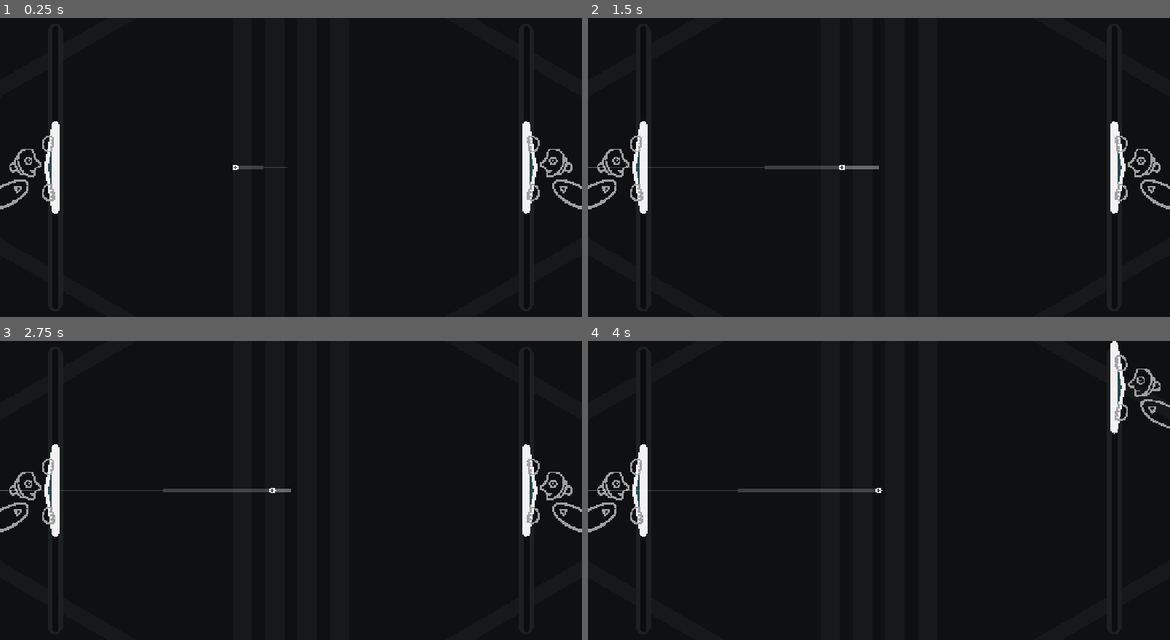
Above: before the commit, frames 1-4 (two rows, left to right).
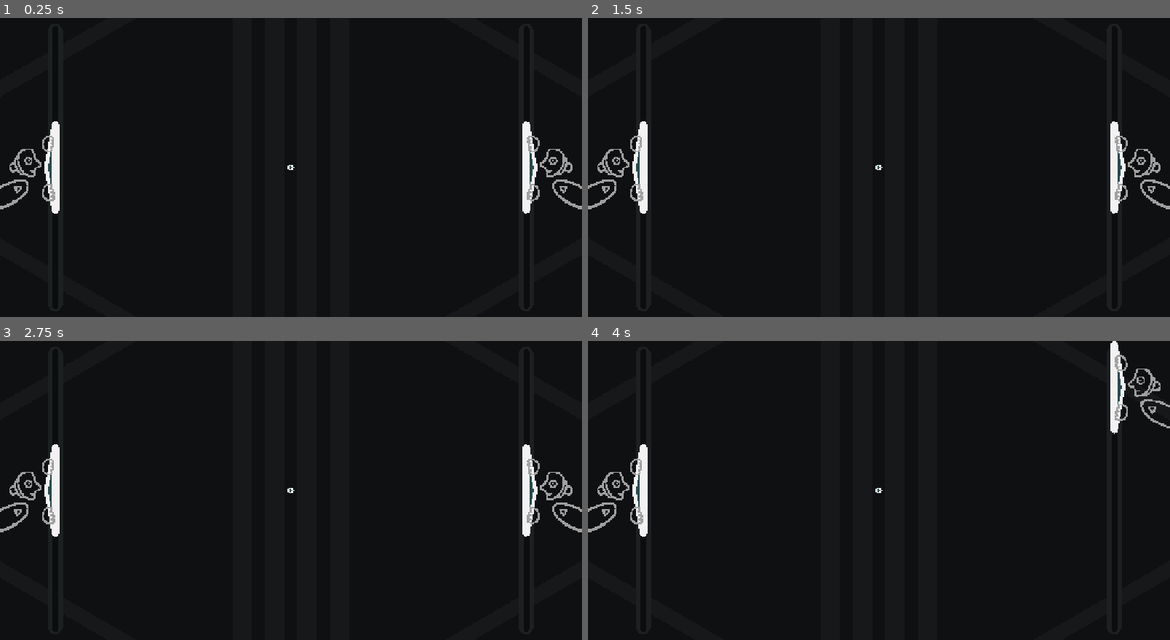
Above: after the commit, the same moments.

Repository: pixerhp/Pixers-Pong
Game: Godot game, scene res://scenes/topscenes/gameplay_topscene.tscn
The game is run twice, just before and just after one commit, with the same random seed, the same clock (stepped at 60 frames per second) and the same inputs.
Inputs (mouse positions are in pixels of both pictures, inside the frame that each line leads up to):
- Up to frame 1 (0.25 s): no input
- Up to frame 2 (1.5 s): move the mouse to (1007, 152) at 0.52 s; hold Right (plr2_bump_right) 0.53-1.28 s; click (1007, 152) at 0.67 s; move the mouse to (762, 182) at 1.27 s; hold A (plr1_bump_left) from 1.28 s (still down)
- Up to frame 3 (2.75 s): move the mouse to (349, 424) at 2.02 s; release A (plr1_bump_left) at 2.03 s; hold Right (plr2_bump_right) from 2.03 s (still down)
- Up to frame 4 (4 s): move the mouse to (849, 550) at 2.77 s; release Right (plr2_bump_right) at 2.78 s; hold Up (plr2_up) 2.78-3.53 s; click (849, 550) at 2.92 s; move the mouse to (1053, 535) at 3.52 s; hold A (plr1_bump_left) from 3.53 s (still down)

The runs differ from the first frame. In frame 1, less than 0.1% of the frame differs, in the area x 40-51%, y 49-51%; in frame 2, 0.3%; in frame 3, 0.3%; in frame 4, 0.3%, in the area x 0-50%, y 49-51%.

Commit message:
Code revision in prep for new ball collision

Diff:
--- a/scenes/topscenes/gameplay_topscene.tscn
+++ b/scenes/topscenes/gameplay_topscene.tscn
@@ -151,6 +151,7 @@
 [node name="Ball" type="Node2D" parent="." unique_id=2146992066]
 unique_name_in_owner = true
 position = Vector2(630, 324)
+metadata/velocity = Vector2(0, 0)
 
 [node name="BallMeshInner" type="MeshInstance2D" parent="Ball" unique_id=1691678160]
 self_modulate = Color(0.16470589, 0.28627452, 0.30588236, 1)
@@ -162,9 +163,9 @@
 scale = Vector2(14, 14)
 mesh = ExtResource("2_rncwu")
 
-[node name="BallShapeCast" type="ShapeCast2D" parent="." unique_id=515139131]
-visible = false
+[node name="BallShapeCast" type="ShapeCast2D" parent="Ball" unique_id=515139131]
+unique_name_in_owner = true
 shape = SubResource("CircleShape2D_hx5ms")
-target_position = Vector2(2000, 648)
+target_position = Vector2(0, 0)
 collide_with_areas = true
 collide_with_bodies = false
--- a/scripts/gameplay_script.gd
+++ b/scripts/gameplay_script.gd
@@ -24,6 +24,37 @@
 
 	%LeftPaddle.position = Vector2(120, Globals.GAME_SIZE.y / 2.0)
 	%RightPaddle.position = Vector2(Globals.GAME_SIZE.x - 120, Globals.GAME_SIZE.y / 2.0)
+
+func _process(delta: float):
+	# !!! Temporary knockback testing
+	if Input.is_action_just_pressed("plr1_bump_left"):
+		%LeftPaddle/%MeshContainer.set_meta("knockback_oomf", 2000.0)
+		%LeftPaddle/%MeshContainer.set_meta("knockback_time", Time.get_ticks_msec())
+	if Input.is_action_just_pressed("plr2_bump_right"):
+		%RightPaddle/%MeshContainer.set_meta("knockback_oomf", 2000.0)
+		%RightPaddle/%MeshContainer.set_meta("knockback_time", Time.get_ticks_msec())
+
+	check_do_paddle_ai()
+	handle_paddle_controls(false, delta)
+	handle_paddle_controls(true, delta)
+	handle_ball_movement_and_trail(delta)
+	#handle_ball_trail()
+	handle_paddle_knockback_anim(false)
+	handle_paddle_knockback_anim(true)
+
+func check_do_paddle_ai():
+	#var test_event = InputEventAction.new()
+	#test_event.action = "plr2_up"
+	#test_event.pressed = true
+	#Input.parse_input_event(test_event)
+
+	match Globals.plr1_ai_mode:
+		Globals.AI_MODES.NO_AI:
+			pass
+
+	match Globals.plr2_ai_mode:
+		Globals.AI_MODES.NO_AI:
+			pass
 
 # Constants associated with paddle movement:
 const PAD_MOVEACCEL: float = 14400.0
@@ -32,59 +63,13 @@
 @onready var PAD_Y_TOPLIMIT: float = %LeftPaddle/%FrontBar.mesh.height / 2.0
 @onready var PAD_Y_BOTTOMLIMIT: float = Globals.GAME_SIZE.y - (%LeftPaddle/%FrontBar.mesh.height / 2.0)
 
-
-const BALLMESH_DIAMETER: float = 14
-@onready var BALL_UP_LIMIT: float = BALLMESH_DIAMETER / 2.0
-@onready var BALL_DOWN_LIMIT: float = Globals.GAME_SIZE.y - (BALLMESH_DIAMETER / 2.0)
-
-var ball_speedup_amount: float = 50
-
-var ball_velocity: Vector2 = Vector2(-4 * 120, 0 * 120)
-const BALL_MAX_SPEED: float = 2500
-
-var ball_trail_ms_duration: float = 250
-var ball_trail_positions: PackedVector2Array = []
-var ball_trail_times: PackedInt64Array = []
-
-func _process(delta: float):
-
-	# Temporary knockback testing
-	if Input.is_action_just_pressed("plr1_bump_left"):
-		%LeftPaddle/%MeshContainer.set_meta("knockback_oomf", 2000.0)
-		%LeftPaddle/%MeshContainer.set_meta("knockback_time", Time.get_ticks_msec())
-	if Input.is_action_just_pressed("plr2_bump_right"):
-		%RightPaddle/%MeshContainer.set_meta("knockback_oomf", 2000.0)
-		%RightPaddle/%MeshContainer.set_meta("knockback_time", Time.get_ticks_msec())
-
-	check_do_player_ai()
-	handle_paddle_movement(true, delta)
-	handle_paddle_movement(false, delta)
-	handle_ball_movement(delta)
-	handle_ball_trail()
-	handle_paddle_knockback(true)
-	handle_paddle_knockback(false)
-
-func check_do_player_ai():
-	#var test_event = InputEventAction.new()
-	#test_event.action = "plr2_up"
-	#test_event.pressed = true
-	#Input.parse_input_event(test_event)
-
-	match Globals.plr1_ai_mode:
-		Globals.AI_MODES.NO_AI:
-			pass
-
-	match Globals.plr2_ai_mode:
-		Globals.AI_MODES.NO_AI:
-			pass
-
-func handle_paddle_movement(is_plr1: bool, delta: float):
+func handle_paddle_controls(on_right: bool, delta: float):
 	# Player-specific setup:
-	var paddle_noderef: Node2D = (%LeftPaddle if is_plr1 else %RightPaddle)
-	#var paddlemesh_noderef: Node2D = (%LeftPaddle/%MeshContainer if is_plr1 else %RightPaddle/%MeshContainer)
-	var paddlemesh_bars_noderef: Node2D = (%LeftPaddle/%BarsContainer if is_plr1 else %RightPaddle/%BarsContainer)
-	var padchar_noderef: AnimatedSprite2D = (%LeftPaddle/%AnimChar if is_plr1 else %RightPaddle/%AnimChar)
-	var plr_prefix: String = ("plr1_" if is_plr1 else "plr2_")
+	var paddle_noderef: Node2D = (%RightPaddle if on_right else %LeftPaddle)
+	#var paddlemesh_noderef: Node2D = (%RightPaddle/%MeshContainer if on_right else %LeftPaddle/%MeshContainer)
+	var paddlemesh_bars_noderef: Node2D = (%RightPaddle/%BarsContainer if on_right else %LeftPaddle/%BarsContainer)
+	var padchar_noderef: AnimatedSprite2D = (%RightPaddle/%AnimChar if on_right else %LeftPaddle/%AnimChar)
+	var plr_prefix: String = ("plr2_" if on_right else "plr1_")
 	# General setup:
 	var pad_vel: float = paddle_noderef.get_meta("velocity")
 	var slow_effect: float = (0.3 if Input.is_action_pressed(plr_prefix + "slow") else 1.0)
@@ -106,7 +91,7 @@
 		pad_vel += PAD_MOVEACCEL * slow_effect * delta
 	else:
 		padchar_noderef.animation = "plr_idle"
-		pad_vel *= pow(PAD_SLOWDOWN, delta * 10)
+		pad_vel *= pow(PAD_SLOWDOWN, delta * 10) # (The '* 10' is so that PAD_SLOWDOWN doesn't have to be as small.)
 		if abs(pad_vel) < 0.1:
 			pad_vel = 0.0
 
@@ -124,43 +109,11 @@
 	# Update metadata for next cycle:
 	paddle_noderef.set_meta("velocity", pad_vel)
 
-func handle_ball_movement(delta: float):
-	%Ball.position += ball_velocity * delta
-	if %Ball.position.y < BALL_UP_LIMIT:
-		%Ball.position.y = BALL_UP_LIMIT + (BALL_UP_LIMIT - %Ball.position.y)
-		ball_velocity.y = maxf(ball_velocity.y, ball_velocity.y * -1.0)
-	elif %Ball.position.y > BALL_DOWN_LIMIT:
-		%Ball.position.y = BALL_DOWN_LIMIT - (%Ball.position.y - BALL_DOWN_LIMIT)
-		ball_velocity.y = minf(ball_velocity.y, ball_velocity.y * -1.0)
-
-	if ((%Ball.position.x < (-1.0 * BALL_UP_LIMIT)) or
-	(%Ball.position.x > (Globals.GAME_SIZE.x + BALL_UP_LIMIT))):
-		%Ball.position = Globals.GAME_SIZE / 2.0
-
-func handle_ball_trail():
-	# Remove outdated trail data:
-	var deletion_up_bound: int = -1
-	for i in range(ball_trail_times.size()):
-		if (Time.get_ticks_msec() - ball_trail_times[i]) > ball_trail_ms_duration:
-			deletion_up_bound = i
-		else:
-			break
-	if deletion_up_bound > -1:
-		ball_trail_positions = ball_trail_positions.slice(deletion_up_bound + 1)
-		ball_trail_times = ball_trail_times.slice(deletion_up_bound + 1)
-
-	# Add new trail data:
-	ball_trail_positions.append(%Ball.position)
-	ball_trail_times.append(Time.get_ticks_msec())
-
-	# Update trail Line2D node's internal array.
-	%BallTrail.points = ball_trail_positions
-
-func handle_paddle_knockback(is_plr1: bool):
+func handle_paddle_knockback_anim(on_right: bool):
 	const OOMF_LURCH_RATIO: float = 0.0035
 	const KNOCKBACK_ANIM_DURATION: int = 120
 
-	var pad_mesh_container_ref: Node2D = (%LeftPaddle/%MeshContainer if is_plr1 else %RightPaddle/%MeshContainer)
+	var pad_mesh_container_ref: Node2D = (%RightPaddle/%MeshContainer if on_right else %LeftPaddle/%MeshContainer)
 
 	var oomf: float = pad_mesh_container_ref.get_meta("knockback_oomf")
 	var time_since: int = Time.get_ticks_msec() - pad_mesh_container_ref.get_meta("knockback_time")
@@ -175,26 +128,78 @@
 	return 1.0 - pow(((2.0 * ((float(time_since) / float(anim_time_length)))) - 1.0), 2.0)
 
 
+# Constants associated with the ball's movement:
+@onready var BALL_Y_TOPLIMIT: float = %BallShapeCast.shape.radius
+@onready var BALL_Y_BOTTOMLIMIT: float = Globals.GAME_SIZE.y - %BallShapeCast.shape.radius
+const BALL_PADHIT_SPEEDUP: float = 50
+const BALL_MAX_SPEED: float = 2500
+# Constants and variables associated with the ball's trail:
+const BALLTRAIL_DURATION: float = 250
+var balltrail_positions: PackedVector2Array = []
+var balltrail_times: PackedInt64Array = []
+
+func handle_ball_movement_and_trail(delta: float):
+	pass
+
+func handle_ball_movement(delta: float):
+	var ball_velocity: Vector2 = %Ball.get_meta("velocity")
+
+	%Ball.position += ball_velocity * delta
+	if %Ball.position.y < BALL_Y_TOPLIMIT:
+		%Ball.position.y = BALL_Y_TOPLIMIT + (BALL_Y_TOPLIMIT - %Ball.position.y)
+		ball_velocity.y = maxf(ball_velocity.y, ball_velocity.y * -1.0)
+	elif %Ball.position.y > BALL_Y_BOTTOMLIMIT:
+		%Ball.position.y = BALL_Y_BOTTOMLIMIT - (%Ball.position.y - BALL_Y_BOTTOMLIMIT)
+		ball_velocity.y = minf(ball_velocity.y, ball_velocity.y * -1.0)
+
+	if ((%Ball.position.x < (-1.0 * BALL_Y_TOPLIMIT)) or
+	(%Ball.position.x > (Globals.GAME_SIZE.x + BALL_Y_TOPLIMIT))):
+		%Ball.position = Globals.GAME_SIZE / 2.0
+
+	%Ball.set_meta("velocity", ball_velocity)
+
+func handle_ball_trail():
+	# Remove outdated trail data:
+	var deletion_up_bound: int = -1
+	for i in range(balltrail_times.size()):
+		if (Time.get_ticks_msec() - balltrail_times[i]) > BALLTRAIL_DURATION:
+			deletion_up_bound = i
+		else:
+			break
+	if deletion_up_bound > -1:
+		balltrail_positions = balltrail_positions.slice(deletion_up_bound + 1)
+		balltrail_times = balltrail_times.slice(deletion_up_bound + 1)
+
+	# Add new trail data:
+	balltrail_positions.append(%Ball.position)
+	balltrail_times.append(Time.get_ticks_msec())
+
+	# Update trail Line2D node's internal array.
+	%BallTrail.points = balltrail_positions
+
+
 func _on_left_paddle_collider_area_entered(_area):
-	if ball_velocity.x < 0.0:
-		%LeftPaddle/%MeshContainer.set_meta("knockback_oomf", abs(ball_velocity.x))
-		%LeftPaddle/%MeshContainer.set_meta("knockback_time", Time.get_ticks_msec())
-		var pad_hit_offset: float = pow((%Ball.position.y - %LeftPaddle.position.y) / (((%LeftPaddle/%FrontBar.mesh.height + 5) / 2.0)), 5)
-		var angle: Vector2 = Vector2.RIGHT.rotated(PI * pad_hit_offset * 0.25)
-		ball_velocity = ball_velocity.bounce(angle)
-		ball_velocity *= ((ball_velocity.length() + ball_speedup_amount) / ball_velocity.length())
-		if ball_velocity.length() > BALL_MAX_SPEED:
-			ball_velocity = ball_velocity.normalized() * BALL_MAX_SPEED
+	pass
+	#if ball_velocity.x < 0.0:
+		#%LeftPaddle/%MeshContainer.set_meta("knockback_oomf", abs(ball_velocity.x))
+		#%LeftPaddle/%MeshContainer.set_meta("knockback_time", Time.get_ticks_msec())
+		#var pad_hit_offset: float = pow((%Ball.position.y - %LeftPaddle.position.y) / (((%LeftPaddle/%FrontBar.mesh.height + 5) / 2.0)), 5)
+		#var angle: Vector2 = Vector2.RIGHT.rotated(PI * pad_hit_offset * 0.25)
+		#ball_velocity = ball_velocity.bounce(angle)
+		#ball_velocity *= ((ball_velocity.length() + BALL_PADHIT_SPEEDUP) / ball_velocity.length())
+		#if ball_velocity.length() > BALL_MAX_SPEED:
+			#ball_velocity = ball_velocity.normalized() * BALL_MAX_SPEED
 
 func _on_right_paddle_collider_area_entered(_area):
-	if ball_velocity.x > 0.0:
-		%RightPaddle/%MeshContainer.set_meta("knockback_oomf", abs(ball_velocity.x))
-		%RightPaddle/%MeshContainer.set_meta("knockback_time", Time.get_ticks_msec())
-		var pad_hit_offset: float = pow((%RightPaddle.position.y - %Ball.position.y) / (((%RightPaddle/%FrontBar.mesh.height + 5) / 2.0)), 5)
-		var angle: Vector2 = Vector2.LEFT.rotated(PI * pad_hit_offset * 0.25)
-		ball_velocity = ball_velocity.bounce(angle)
-		ball_velocity *= ((ball_velocity.length() + ball_speedup_amount) / ball_velocity.length())
-		if ball_velocity.length() > BALL_MAX_SPEED:
-			ball_velocity = ball_velocity.normalized() * BALL_MAX_SPEED
+	pass
+	#if ball_velocity.x > 0.0:
+		#%RightPaddle/%MeshContainer.set_meta("knockback_oomf", abs(ball_velocity.x))
+		#%RightPaddle/%MeshContainer.set_meta("knockback_time", Time.get_ticks_msec())
+		#var pad_hit_offset: float = pow((%RightPaddle.position.y - %Ball.position.y) / (((%RightPaddle/%FrontBar.mesh.height + 5) / 2.0)), 5)
+		#var angle: Vector2 = Vector2.LEFT.rotated(PI * pad_hit_offset * 0.25)
+		#ball_velocity = ball_velocity.bounce(angle)
+		#ball_velocity *= ((ball_velocity.length() + BALL_PADHIT_SPEEDUP) / ball_velocity.length())
+		#if ball_velocity.length() > BALL_MAX_SPEED:
+			#ball_velocity = ball_velocity.normalized() * BALL_MAX_SPEED
 
 #func process_ball_paddle_hit(is_plr1: bool):
